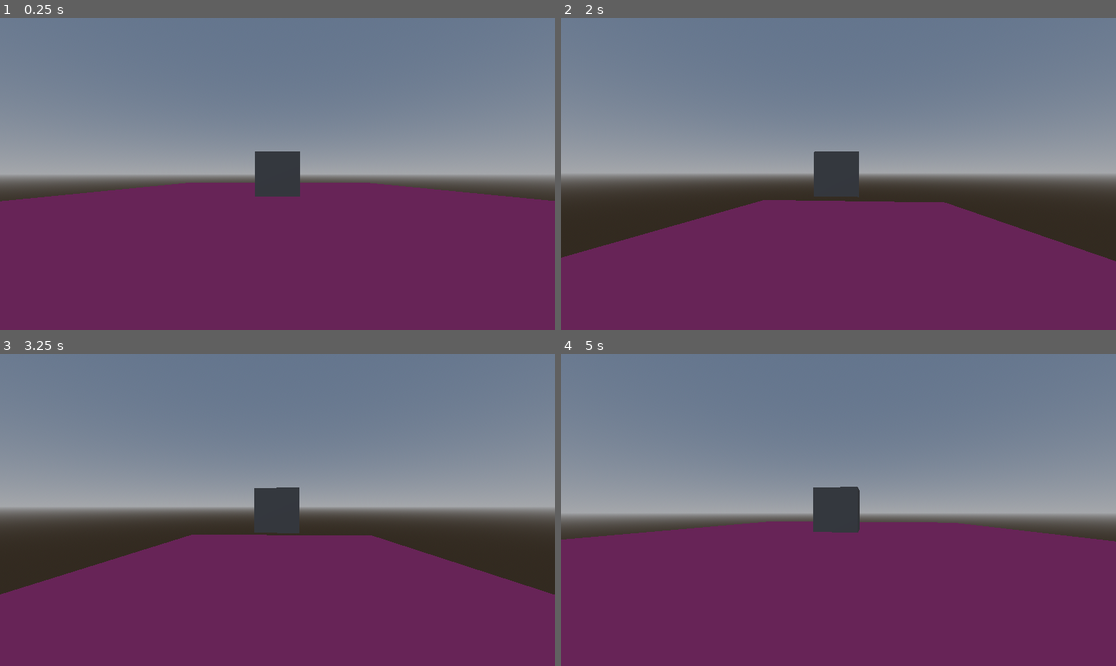
Above: before the commit, frames 1-4 (two rows, left to right).
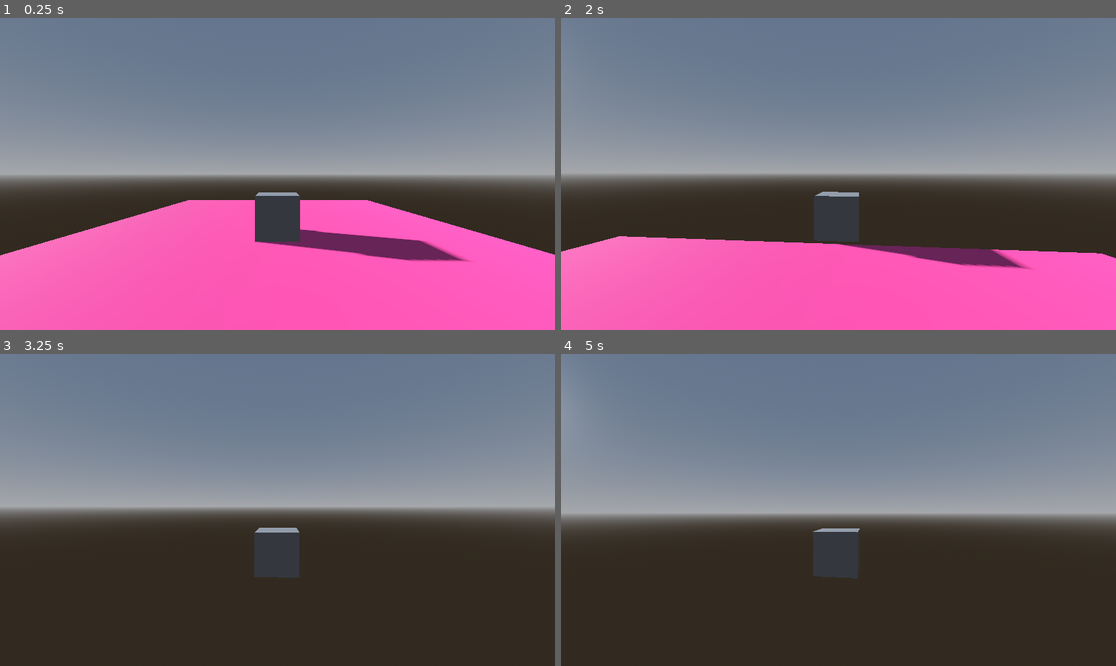
Above: after the commit, the same moments.

Repository: MonkeMango/tooling_game_jam
Game: Godot game, scene res://scenes/levels/test_level.tscn
The game is run twice, just before and just after one commit, with the same random seed, the same clock (stepped at 60 frames per second) and the same inputs.
Inputs (mouse positions are in pixels of both pictures, inside the frame that each line leads up to):
- Up to frame 1 (0.25 s): no input
- Up to frame 2 (2 s): tap Enter (ui_accept) at 0.5, 0.6, 0.77, 1.07, 1.35, 1.52, 1.82 s; move the mouse to (866, 174) at 0.52 s; hold W (move_up) from 0.53 s (still down); move the mouse to (810, 174) at 1.27 s
- Up to frame 3 (3.25 s): keep holding W (move_up); move the mouse to (288, 503) at 2.02 s; tap Enter (ui_accept) at 2.1, 2.85, 3.02 s; move the mouse to (271, 516) at 2.77 s
- Up to frame 4 (5 s): keep holding W (move_up); tap Enter (ui_accept) at 3.32, 3.6, 3.77, 4.07, 4.35, 4.52, 4.82 s; move the mouse to (877, 513) at 3.52 s; move the mouse to (794, 506) at 4.27 s

The runs differ from the first frame. In frame 1, 44% of the frame differs, in the area x 0-100%, y 42-100%; in frame 2, 35%; in frame 3, 36%; in frame 4, 45%.

Commit message:
Added proper movement to the player lmao

Diff:
--- a/scenes/levels/test_level.tscn
+++ b/scenes/levels/test_level.tscn
@@ -29,3 +29,7 @@
 
 [node name="WorldEnvironment" type="WorldEnvironment" parent="."]
 environment = SubResource("Environment_048f2")
+
+[node name="DirectionalLight3D" type="DirectionalLight3D" parent="."]
+transform = Transform3D(-0.308709, 0.297242, -0.903519, 0.096105, 0.954802, 0.281276, 0.946289, 0, -0.323323, 0, 0, 0)
+shadow_enabled = true
--- a/scenes/player/player.gd
+++ b/scenes/player/player.gd
@@ -3,6 +3,13 @@
 extends CharacterBody3D
 
 @export var spring_arm : SpringArm3D
+
+enum {
+	UNHANDLED,
+	IDLE,
+	MOVE,
+	JUMP
+}
 
 const SPEED = 5.0
 const JUMP_VELOCITY = 4.5
@@ -15,24 +22,16 @@
 	if not is_on_floor():
 		velocity += get_gravity() * delta
 
-	# Handle jump.
-	if Input.is_action_just_pressed("ui_accept") and is_on_floor():
-		velocity.y = JUMP_VELOCITY
-
-	# Get the input direction and handle the movement/deceleration.
-	# As good practice, you should replace UI actions with custom gameplay actions.
-	var input_dir := Input.get_vector("ui_left", "ui_right", "ui_up", "ui_down")
-	var direction := (transform.basis * Vector3(input_dir.x, 0, input_dir.y)).normalized()
-	if direction:
-		velocity.x = direction.x * SPEED
-		velocity.z = direction.z * SPEED
-	else:
-		velocity.x = move_toward(velocity.x, 0, SPEED)
-		velocity.z = move_toward(velocity.z, 0, SPEED)
-
-	move_and_slide()
+	move(delta)
 
 func move(delta : float):
 	var input_vector : Vector3 = Vector3(Input.get_action_strength("move_right") - Input.get_action_strength("move_left"),
 	0,
-	Input.get_action_strength("move_down") - Input.get_action_strength("move_up"))
+	Input.get_action_strength("move_down") - Input.get_action_strength("move_up")).normalized()
+
+	input_vector = input_vector.rotated(Vector3.UP, spring_arm.rotation.y)
+
+	velocity.x = input_vector.x * SPEED
+	velocity.z = input_vector.z * SPEED
+
+	move_and_slide()
--- a/scenes/player/player.tscn
+++ b/scenes/player/player.tscn
@@ -15,6 +15,7 @@
 shape = SubResource("BoxShape3D_7yput")
 
 [node name="SpringArm3D" type="SpringArm3D" parent="."]
+transform = Transform3D(1, 0, 0, 0, 1, 0, 0, 0, 1, 0, 0.992037, 0)
 spring_length = 5.0
 script = ExtResource("2_y2k0e")
 
